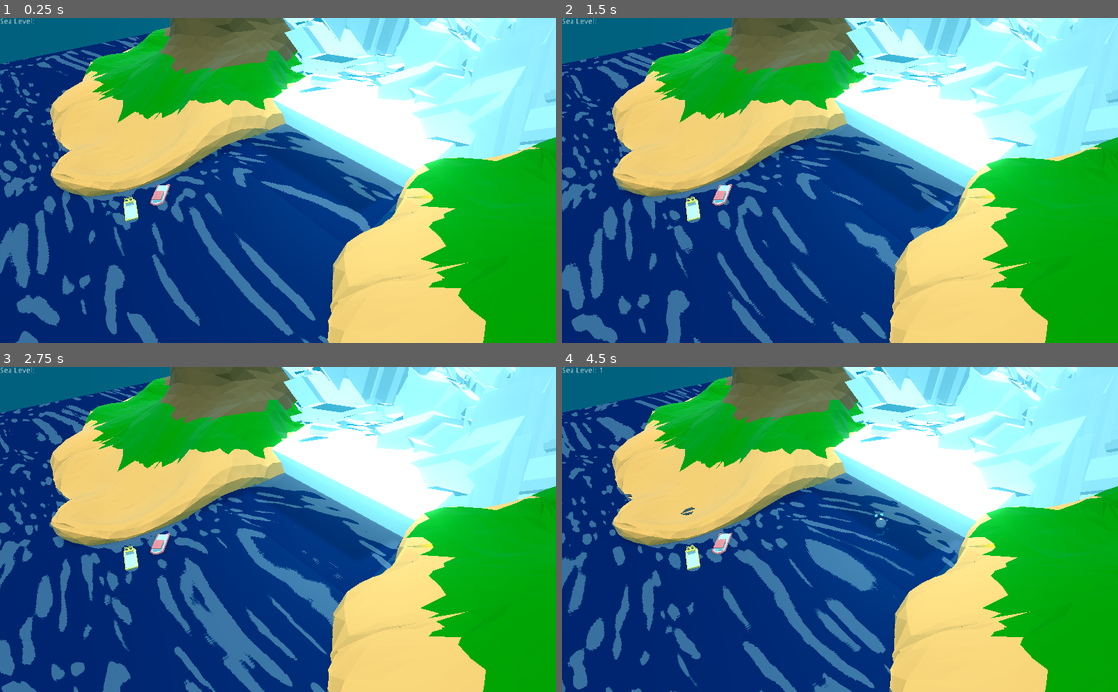
Above: before the commit, frames 1-4 (two rows, left to right).
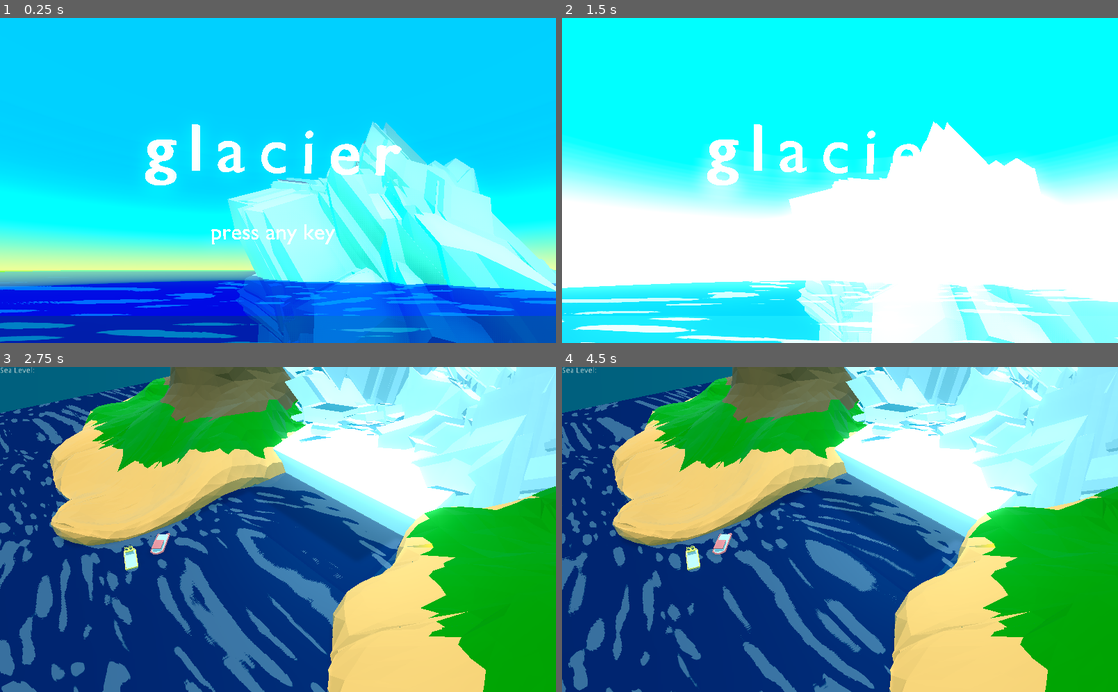
Above: after the commit, the same moments.

Repository: nikolajbaer/ld50
Game: Godot game, scene res://title.tscn
The game is run twice, just before and just after one commit, with the same random seed, the same clock (stepped at 60 frames per second) and the same inputs. Before the commit the project starts from res://Scenes/root.tscn.
Inputs (mouse positions are in pixels of both pictures, inside the frame that each line leads up to):
- Up to frame 1 (0.25 s): no input
- Up to frame 2 (1.5 s): tap Enter at 0.5 s; move the mouse to (962, 164) at 0.52 s; click (962, 164) at 0.67 s; drag from (728, 196) to (812, 245) at 1.27 s
- Up to frame 3 (2.75 s): move the mouse to (333, 458) at 2.02 s; click (333, 458) at 2.17 s
- Up to frame 4 (4.5 s): drag from (812, 594) to (673, 480) at 2.77 s; move the mouse to (1006, 578) at 3.52 s; click (1006, 578) at 3.67 s; drag from (673, 480) to (756, 448) at 4.27 s

The runs differ from the first frame. In frame 1, 100% of the frame differs, in the area x 0-100%, y 0-100%; in frame 2, 99%; in frame 3, 1.1%; in frame 4, 2.9%.

Commit message:
make the title scene the main scene

Diff:
--- a/project.godot
+++ b/project.godot
@@ -11,8 +11,12 @@
 [application]
 
 config/name="LD50"
-run/main_scene="res://Scenes/root.tscn"
+run/main_scene="res://title.tscn"
 config/icon="res://icon.png"
+
+[global]
+
+scene=false
 
 [physics]
 
